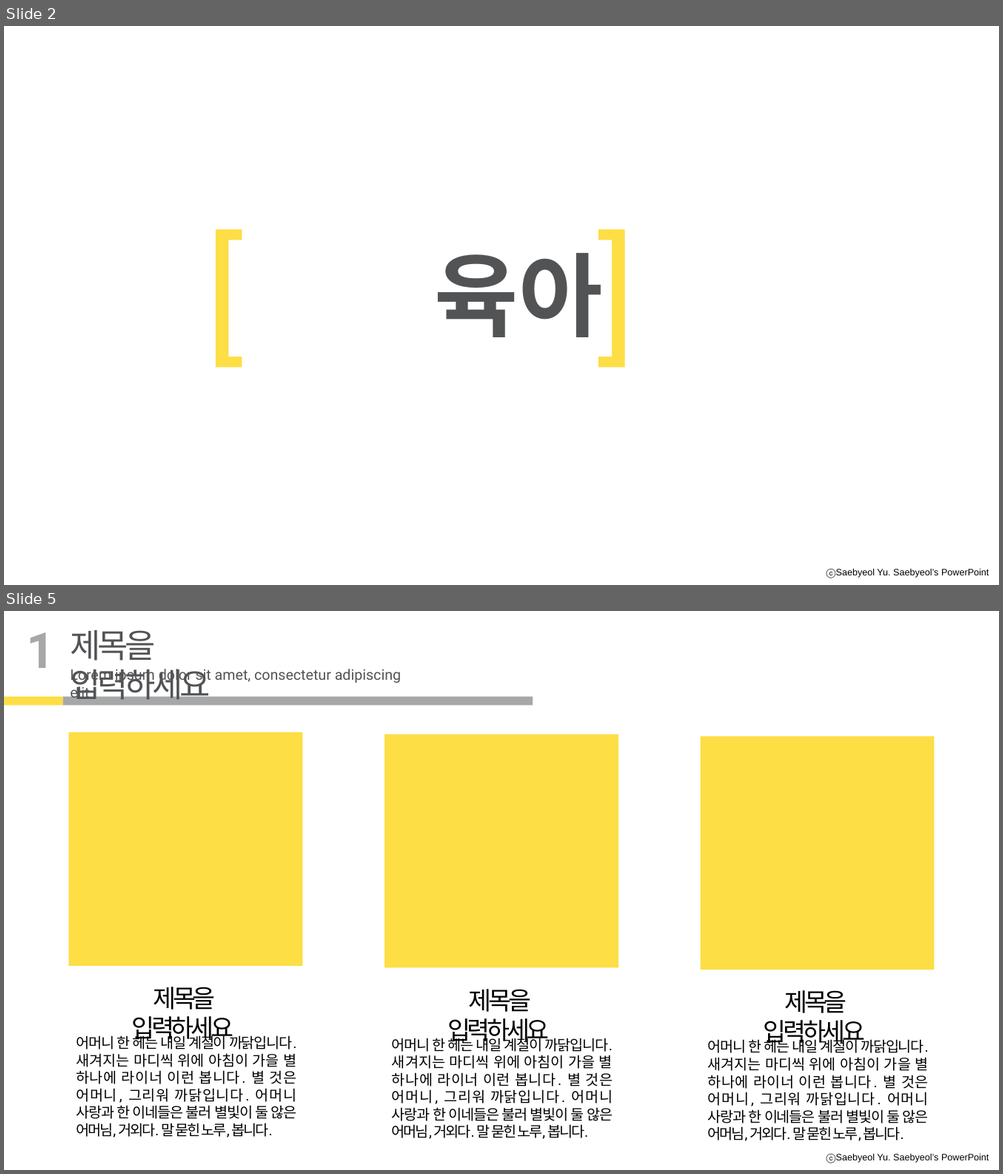
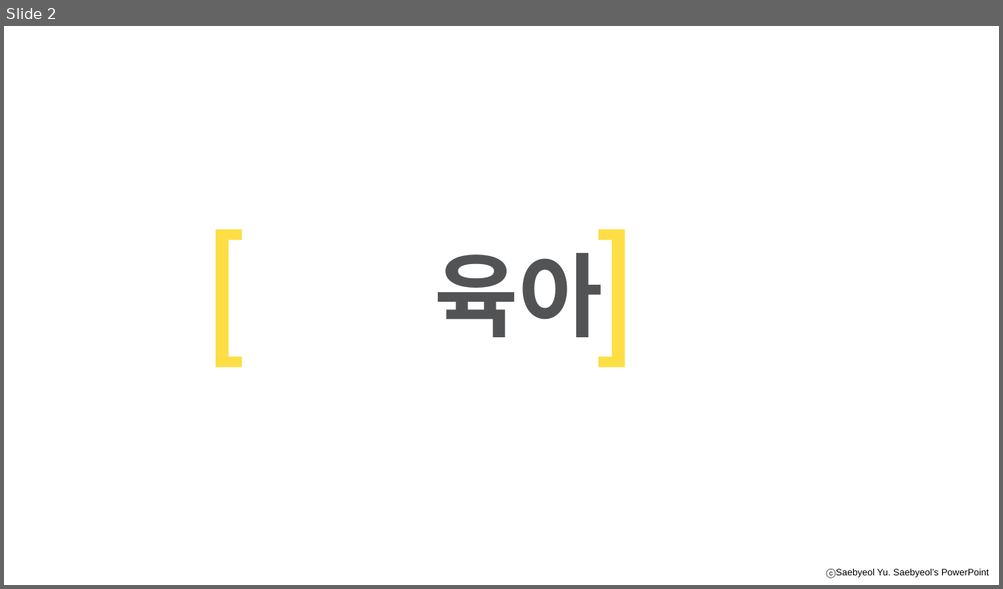
Before and after one commit to yonggyu01/mybabyari, a slide deck: 이거로할까.pptx. Shown one above the other, each under a label of ours: slides 2 and 5 before the commit, slide 2 after it; the slides between them are not shown. The pictures are 1003x1174 and 1003x589 pixels, drawn with LibreOffice and Linux fonts; fonts in the diff are those of the drawing; background and template pictures are left out. Boxes give left, top, right and bottom in pixels: in the first picture for what was removed or moved away, otherwise in the second. Text is boxed around its words. In the diff, an @@ line names an element or a change of style, - is before the commit and + after.

```diff
--- a/이거로할까.pptx
+++ b/이거로할까.pptx
@@ slide 5 removed at bbox=[4, 611, 999, 1170], background #FFFFFF; not listed: 1 template element that a slide beside it also shows @@
@@ text removed at bbox=[26, 632, 54, 668] @@
-1
@@ text removed at bbox=[70, 630, 210, 705] @@
-제목을 입력하세요
@@ text removed at bbox=[70, 669, 401, 699] @@
-Lorem ipsum dolor sit amet, consectetur adipiscing elit
@@ rectangle removed at bbox=[4, 697, 63, 706] @@
@@ rectangle removed at bbox=[63, 697, 533, 706] @@
@@ rectangle removed at bbox=[69, 732, 302, 966] @@
@@ rectangle removed at bbox=[384, 734, 618, 968] @@
@@ rectangle removed at bbox=[700, 736, 933, 970] @@
@@ text removed at bbox=[131, 987, 233, 1045] @@
-제목을 입력하세요
@@ text removed at bbox=[447, 989, 549, 1046] @@
-제목을 입력하세요
@@ text removed at bbox=[763, 991, 865, 1048] @@
-제목을 입력하세요
@@ text removed at bbox=[76, 1034, 297, 1138] @@
-어머니 한 헤는 내일 계절이 까닭입니다. 새겨지는 마디씩 위에 아침이 가을 별 하나에 라이너 이런 봅니다. 별 것은 어머니, 그리워 까닭입니다. 어머니 사랑과 한 이네들은 불러 별빛이 둘 않은 어머님, 거외다. 말 묻힌 노루, 봅니다.
@@ text removed at bbox=[392, 1036, 613, 1139] @@
-어머니 한 헤는 내일 계절이 까닭입니다. 새겨지는 마디씩 위에 아침이 가을 별 하나에 라이너 이런 봅니다. 별 것은 어머니, 그리워 까닭입니다. 어머니 사랑과 한 이네들은 불러 별빛이 둘 않은 어머님, 거외다. 말 묻힌 노루, 봅니다.
@@ text removed at bbox=[708, 1037, 928, 1142] @@
-어머니 한 헤는 내일 계절이 까닭입니다. 새겨지는 마디씩 위에 아침이 가을 별 하나에 라이너 이런 봅니다. 별 것은 어머니, 그리워 까닭입니다. 어머니 사랑과 한 이네들은 불러 별빛이 둘 않은 어머님, 거외다. 말 묻힌 노루, 봅니다.
```
Also in this commit, not shown: 17 slides changed, 12 slides added, 3 other slides removed.
